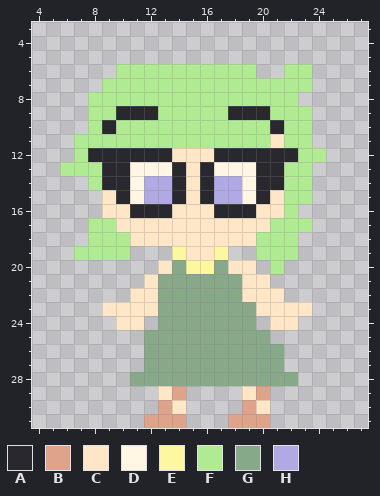
One commit to this pixel-art sprite: images/elf.png. This is how it looked before the edit.
The file is 64x64 pixels, drawn in blocks of 2x2; one block is one cell here. Shown: x 4..27, y 3..31.
Palette (. is transparent): A #28282e  B #dea38b  C #ffe6c6  D #fff7e4  E #fff7a0  F #b0eb93  G #87a889  H #b0a9e4
Pixels before, first column x 6:
 6 ....FFFFFFFFFF..FF.
 7 ...FFFFFFFFFFFFFFF.
 8 ..FFFFFFFFFFFFFFF..
 9 ..FFAAAFFFFFAAAFFF.
10 ..FAFFFFFFFFFFFAFF.
11 .FFFFFFFFFFFFFFCFF.
12 .FAAAAAACCCAAAAAAFF
13 FFFAADDDACADDDAAFF.
14 ..FAADHHACAHHDAAFF.
15 ...CADHHACAHHDACFF.
16 ...CCAAACCCAAACCF..
17 ..FFCCCCCCCCCCCFFF.
18 ..FFFCCCCCCCCCFFF..
19 .FFFF...ECCE..FFF..
20 .......CGEEGCC.F...
21 ......CGGGGGGCC....
22 .....CCGGGGGGCCC...
23 ...CCCCGGGGGGGCCCC.
24 ....CC.GGGGGGG.CC..
25 ......GGGGGGGGG....
26 ......GGGGGGGGGG...
27 ......GGGGGGGGGG...
28 .....GGGGGGGGGGGG..
29 .......CB....CB....
30 .......BC....BC....
31 ......BBB...BBB....
The same view after the edit:
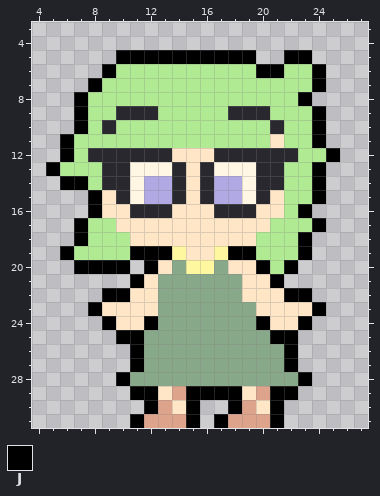
Colours new in this view: J #000000
From old to new:
{"y":5,"x":10,"old":"..........","new":"JJJJJJJJJJ"}
{"y":5,"x":22,"old":"..","new":"JJ"}
{"y":6,"x":9,"old":".","new":"J"}
{"y":6,"x":20,"old":"..","new":"JJ"}
{"y":6,"x":24,"old":".","new":"J"}
{"y":7,"x":8,"old":".","new":"J"}
{"y":7,"x":24,"old":".","new":"J"}
{"y":8,"x":7,"old":".","new":"J"}
{"y":8,"x":23,"old":".","new":"J"}
{"y":9,"x":7,"old":".","new":"J"}
{"y":9,"x":24,"old":".","new":"J"}
{"y":10,"x":7,"old":".","new":"J"}
{"y":10,"x":24,"old":".","new":"J"}
{"y":11,"x":6,"old":".","new":"J"}
{"y":11,"x":24,"old":".","new":"J"}
{"y":12,"x":6,"old":".","new":"J"}
{"y":12,"x":25,"old":".","new":"J"}
{"y":13,"x":5,"old":".","new":"J"}
{"y":13,"x":24,"old":".","new":"J"}
{"y":14,"x":6,"old":"..","new":"JJ"}
{"y":14,"x":24,"old":".","new":"J"}
{"y":15,"x":8,"old":".","new":"J"}
{"y":15,"x":24,"old":".","new":"J"}
{"y":16,"x":8,"old":".","new":"J"}
{"y":16,"x":23,"old":".","new":"J"}
{"y":17,"x":7,"old":".","new":"J"}
{"y":17,"x":24,"old":".","new":"J"}
{"y":18,"x":7,"old":".","new":"J"}
{"y":18,"x":23,"old":".","new":"J"}
{"y":19,"x":6,"old":".","new":"J"}
{"y":19,"x":11,"old":"...","new":"JJJ"}
{"y":19,"x":18,"old":"..","new":"JJ"}
{"y":19,"x":23,"old":".","new":"J"}
{"y":20,"x":7,"old":"....","new":"JJJJ"}
{"y":20,"x":12,"old":".","new":"J"}
{"y":20,"x":20,"old":".","new":"J"}
{"y":20,"x":22,"old":".","new":"J"}
{"y":21,"x":11,"old":".","new":"J"}
{"y":21,"x":21,"old":".","new":"J"}
{"y":22,"x":9,"old":"..","new":"JJ"}
{"y":22,"x":22,"old":"..","new":"JJ"}
{"y":23,"x":8,"old":".","new":"J"}
{"y":23,"x":24,"old":".","new":"J"}
{"y":24,"x":9,"old":".","new":"J"}
{"y":24,"x":12,"old":".","new":"J"}
{"y":24,"x":20,"old":".","new":"J"}
{"y":24,"x":23,"old":".","new":"J"}
{"y":25,"x":10,"old":"..","new":"JJ"}
{"y":25,"x":21,"old":"..","new":"JJ"}
{"y":26,"x":11,"old":".","new":"J"}
{"y":26,"x":22,"old":".","new":"J"}
{"y":27,"x":11,"old":".","new":"J"}
{"y":27,"x":22,"old":".","new":"J"}
{"y":28,"x":10,"old":".","new":"J"}
{"y":28,"x":23,"old":".","new":"J"}
{"y":29,"x":11,"old":"..","new":"JJ"}
{"y":29,"x":15,"old":"....","new":"JJJJ"}
{"y":29,"x":21,"old":"..","new":"JJ"}
{"y":30,"x":12,"old":".","new":"J"}
{"y":30,"x":15,"old":".","new":"J"}
{"y":30,"x":18,"old":".","new":"J"}
{"y":30,"x":21,"old":".","new":"J"}
{"y":31,"x":11,"old":".","new":"J"}
{"y":31,"x":15,"old":".","new":"J"}
{"y":31,"x":17,"old":".","new":"J"}
{"y":31,"x":21,"old":".","new":"J"}
{"label":"added","picture_box":[46,50,340,428]}
